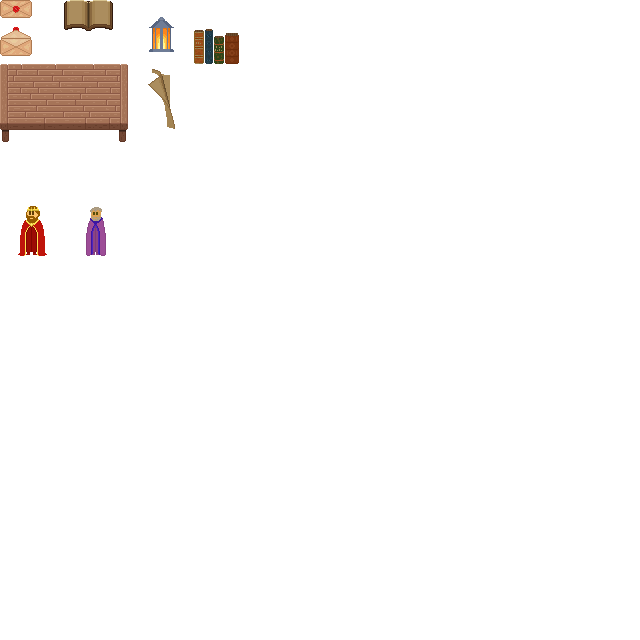
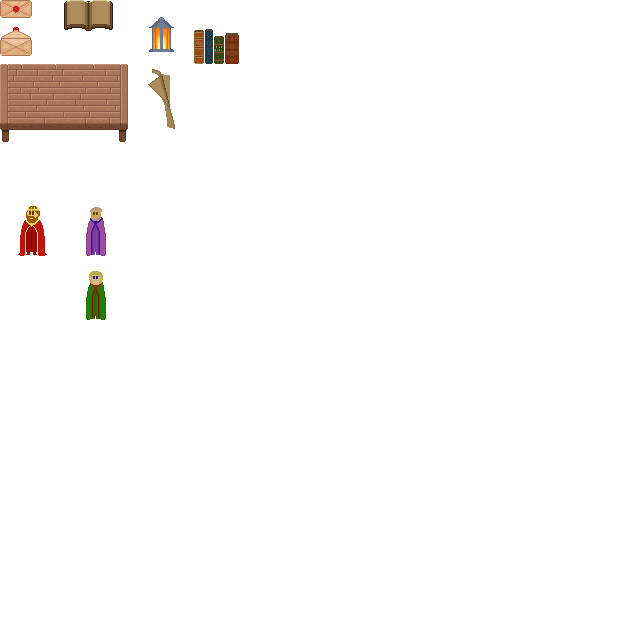
Before/after of a (640, 640) layered artwork. What changed in the layer stack:
added layer "Lord Woodstock" above "Books" over [left=86, top=271, right=106, bottom=320]
